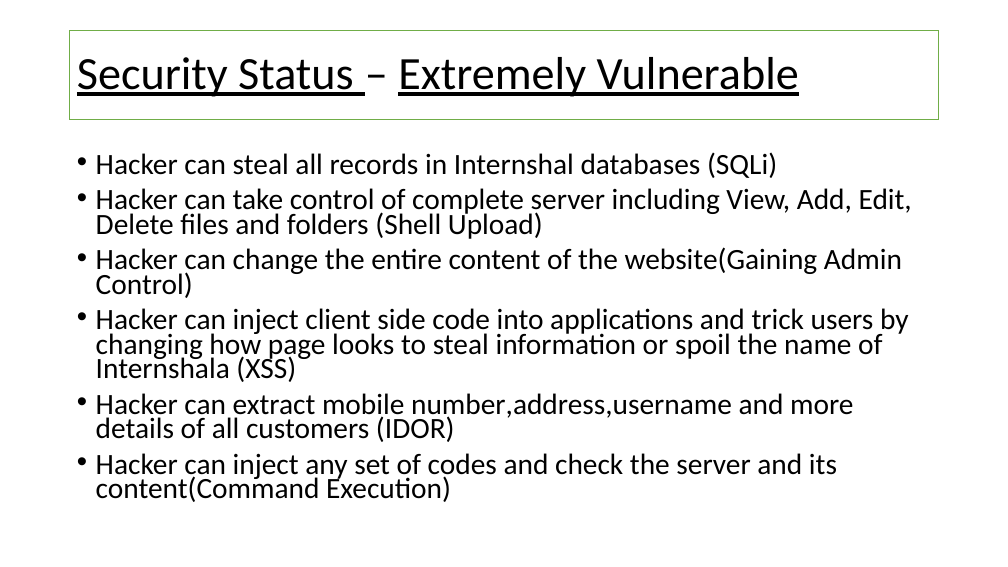
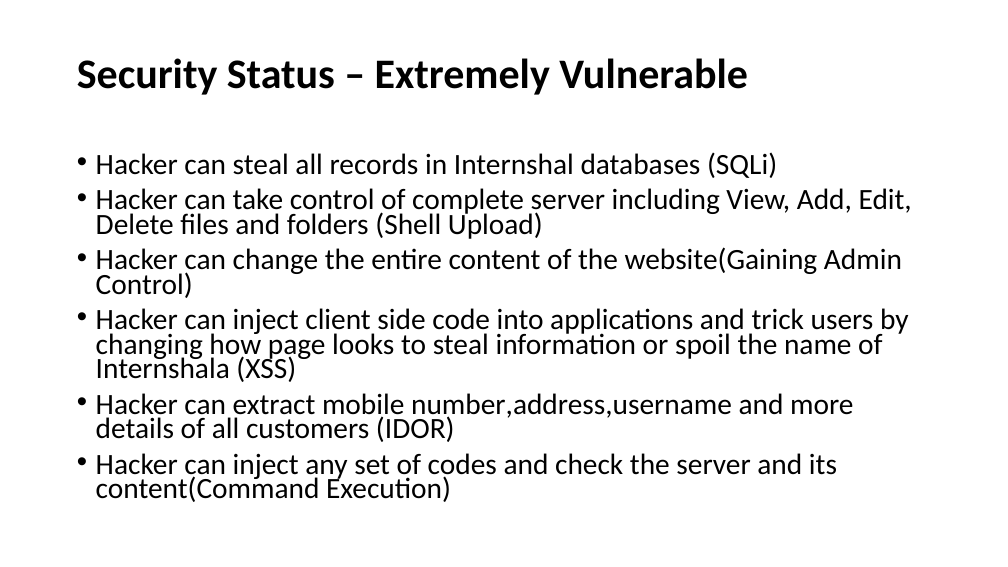
Before and after one commit to RocktimRajkumar/CEH-hack-a-thon, a slide deck: slide 2 of reports/Lifestyle Store/LifeStyle Store Application Reports.pptx. Drawn at 1008x567 pixels with LibreOffice and Linux fonts; fonts in the diff are those of the drawing. Boxes give left, top, right and bottom in pixels: in the first picture for what was removed or moved away, otherwise in the second. Text is boxed around its words. In the diff, an @@ line names an element or a change of style, - is before the commit and + after.

```diff
--- a/reports/Lifestyle Store/LifeStyle Store Application Reports.pptx
+++ b/reports/Lifestyle Store/LifeStyle Store Application Reports.pptx
@@ title "Security Status – Extremely Vulnerable": place and size @@
-title "Security Status – Extremely Vulnerable" at (70, 30, 939, 119)
+title "Security Status – Extremely Vulnerable" at (77, 58, 748, 95)
@@ title "Security Status – Extremely Vulnerable" at (77, 58, 748, 95): size 44 to 40 pt, bold on, underline off; outline #70AD47 1 pt to none @@
```
Also in this commit, not shown: 23 other slides changed, 3 slides added, 3 slides removed, 1 other file.
